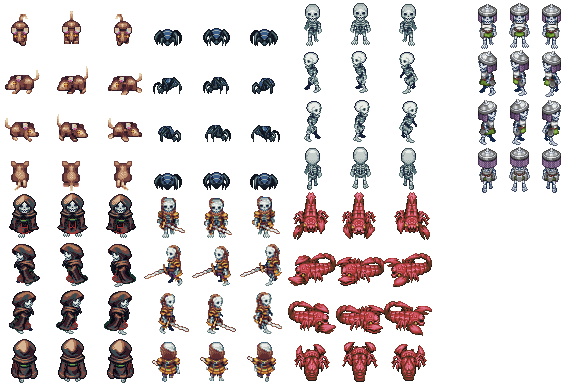
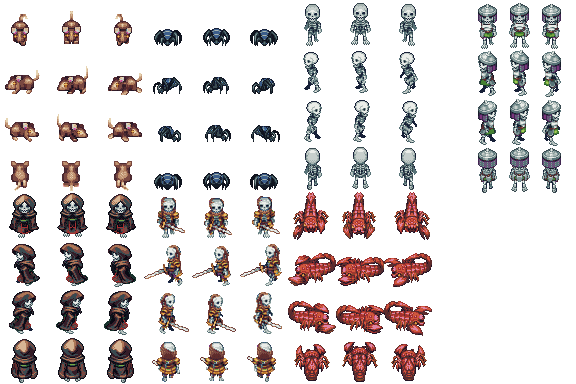
Revision of a layered 576x384 image; what changed, layer by layer:
renamed "0180" to "Layer 0", painted on it over (159, 3, 561, 382)
removed layer "gaikotu0" over (478, 3, 561, 193)
removed layer "Spider" over (159, 36, 274, 184)